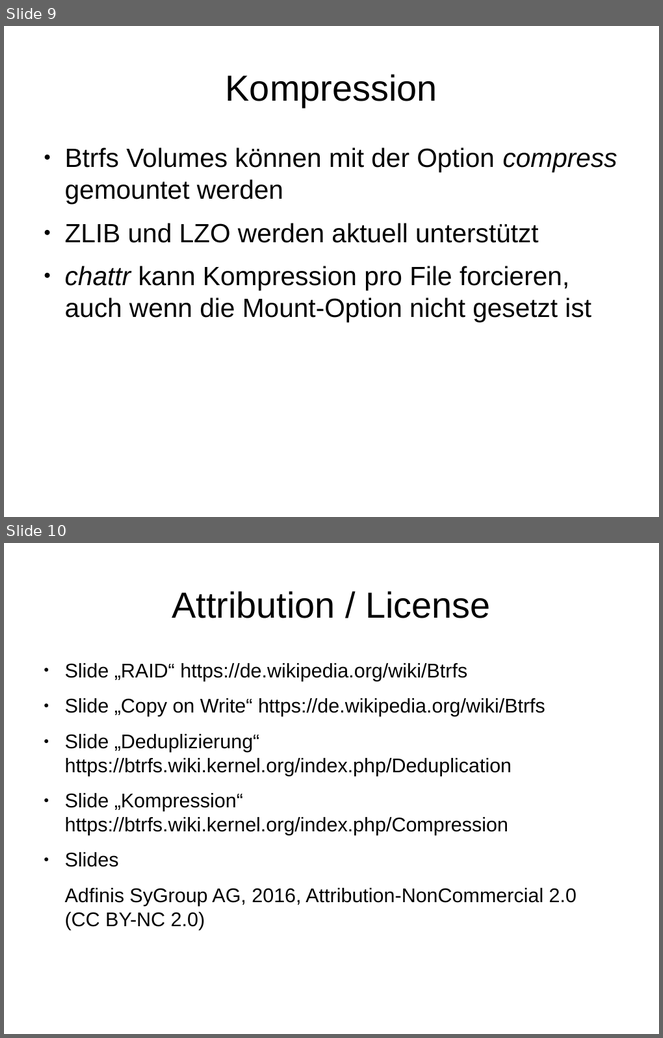
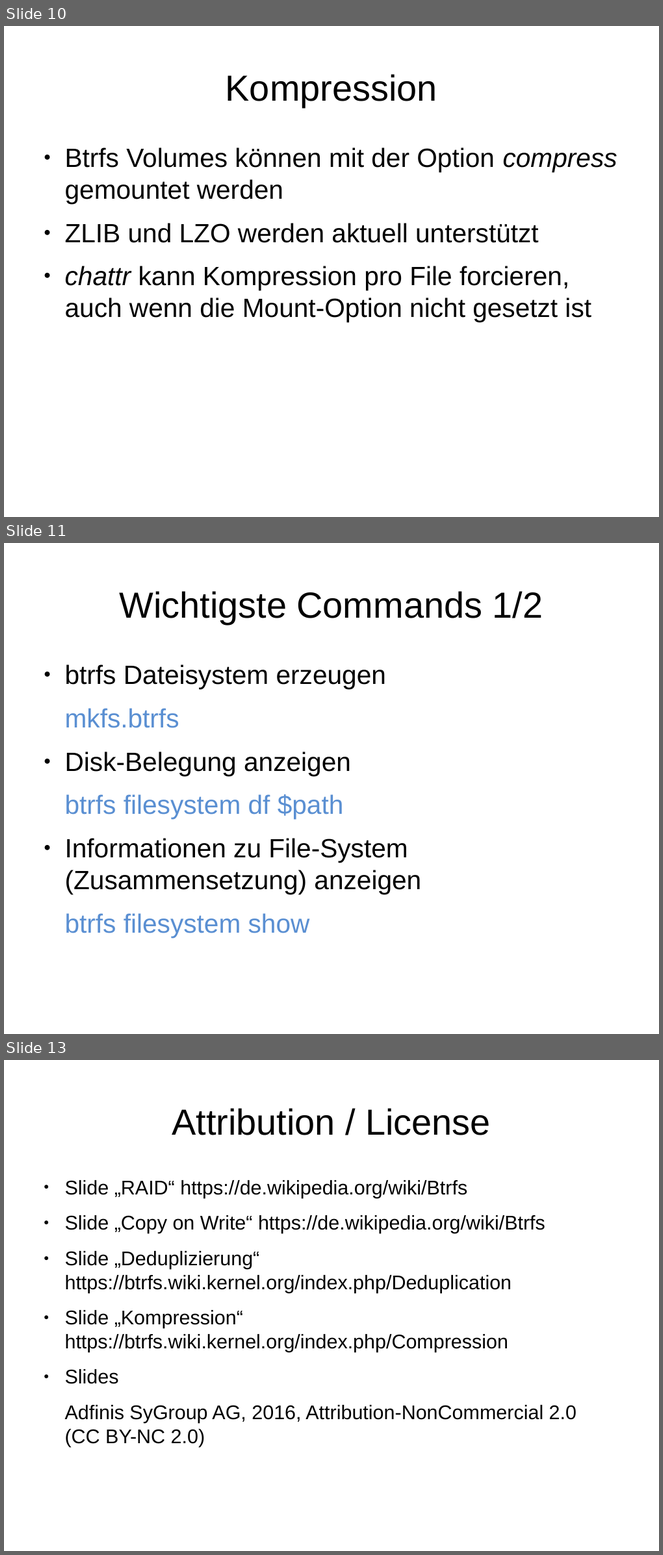
Before and after one commit to adfinis/adsy-trainings, a slide deck: SSA_SUSE-System-Administration/1003_btrfs/modul_btrfs_1003_01_slides.odp. Shown one above the other, each under a label of ours: slides 9 and 10 before the commit, slides 10, 11 and 13 after it; the slides between them are not shown. The pictures are 663x1038 and 663x1555 pixels, drawn with LibreOffice and Linux fonts; fonts in the diff are those of the drawing. Boxes give left, top, right and bottom in pixels: in the first picture for what was removed or moved away, otherwise in the second. Text is boxed around its words. In the diff, an @@ line names an element or a change of style, - is before the commit and + after.

Commit message:
Finalize draft of btrfs content

```diff
--- a/SSA_SUSE-System-Administration/1003_btrfs/modul_btrfs_1003_01_slides.odp
+++ b/SSA_SUSE-System-Administration/1003_btrfs/modul_btrfs_1003_01_slides.odp
@@ slide 11 added at bbox=[4, 543, 659, 1034], background #FFFFFF @@
@@ title added at bbox=[120, 591, 544, 624], 44 pt, text #000000 @@
+Wichtigste Commands 1/2
@@ text added at bbox=[65, 665, 421, 938], 32 pt, text #000000 @@
+● btrfs Dateisystem erzeugen
+mkfs.btrfs
+● Disk-Belegung anzeigen
+btrfs filesystem df $path
+● Informationen zu File-System (Zusammensetzung) anzeigen
+btrfs filesystem show
@@ what was slide 9 is now slide 10 @@
@@ what was slide 10 is now slide 13 @@
```
Also in this commit, not shown: 1 slide changed, 2 other slides added, 5 other files.
